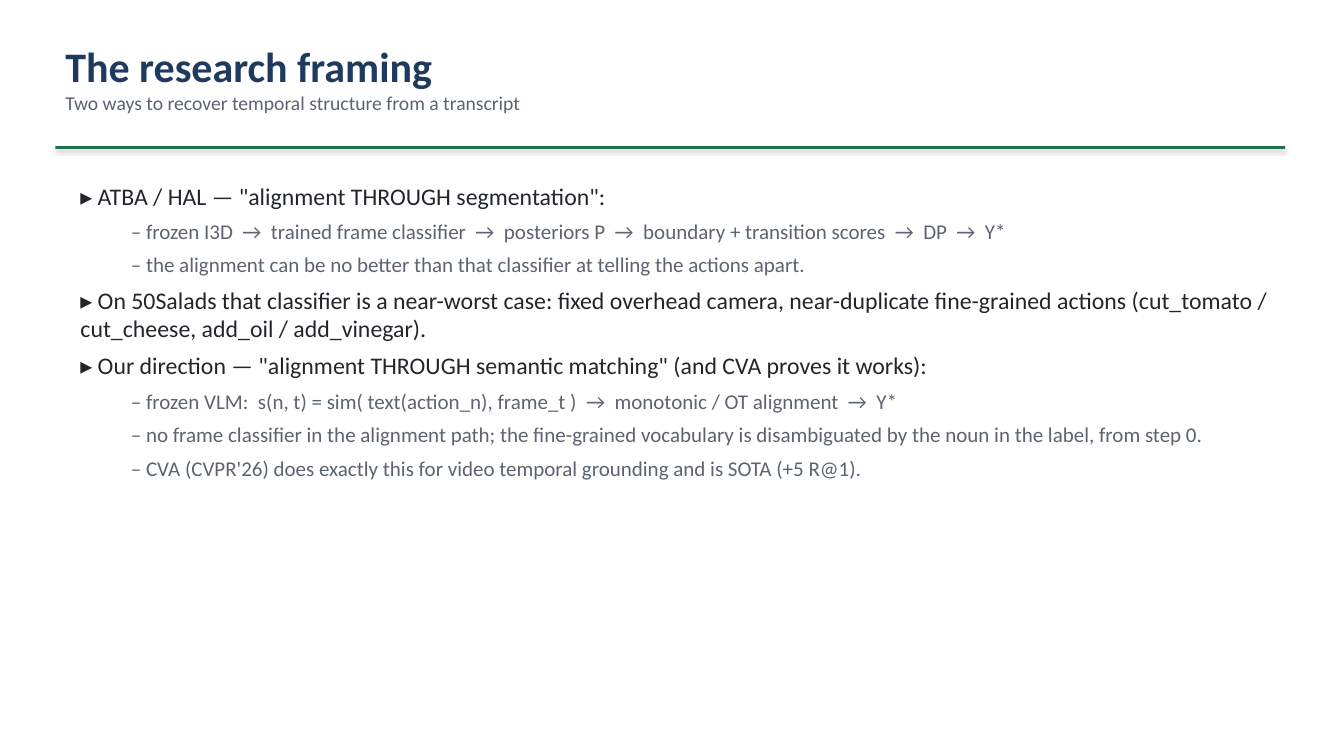
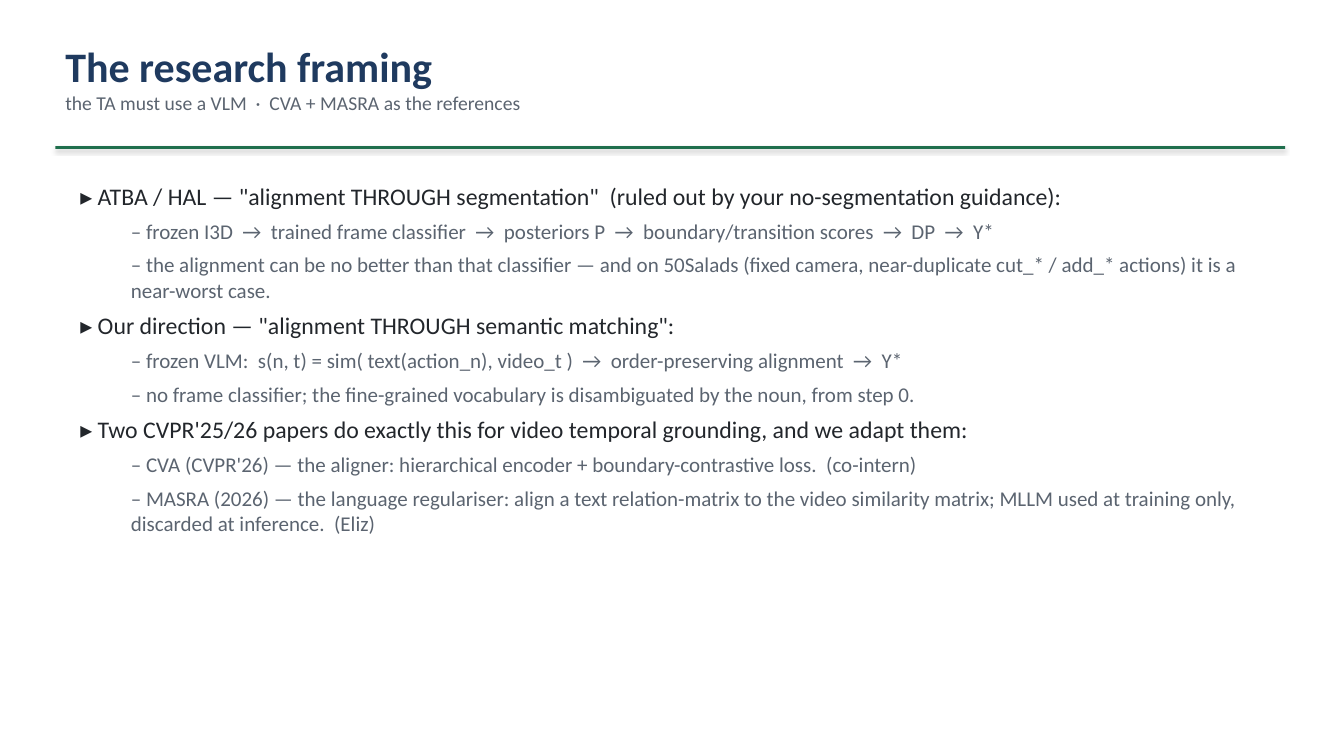
Before and after one commit to epayaslii/DELTA, a slide deck: slide 4 of slides/DELTA_progress_Mariella.pptx. Drawn at 1344x756 pixels with LibreOffice and Linux fonts; fonts in the diff are those of the drawing. Boxes give left, top, right and bottom in pixels: in the first picture for what was removed or moved away, otherwise in the second. Text is boxed around its words. In the diff, an @@ line names an element or a change of style, - is before the commit and + after.

Commit message:
Pivot HAL -> MASRA in progress deck and baselines doc
Supervisor requires a VLM-based TA with no segmentation-based approach, so
HAL is dropped as a workstream (kept as a baseline number only). New split:
Eliz -> MASRA (MLLM train-time LRCA/ESTA regulariser on InternVideo2
transcript x frame similarity, plan M1-M7), co-intern -> CVA.

- slides/make_deck.py + .pptx: 21 slides reworked for the pivot (framing,
  VLM-alignment literature, workstream split, MASRA M1-M7 plan, sequencing,
  questions).
- docs/baselines-hal-cva.md: scope-update banner, MASRA analysis section,
  genuine transcript->video aligner refs, rewritten workstream split; old
  HAL plan retained as record-only.

```diff
--- a/slides/DELTA_progress_Mariella.pptx
+++ b/slides/DELTA_progress_Mariella.pptx
@@ text at (65,96,520,110): text changed @@
-Two ways to recover temporal structure from a transcript
+the TA must use a VLM · CVA + MASRA as the references
@@ text at (98,187,1236,534): text changed @@
-▸ ATBA / HAL — "alignment THROUGH segmentation":
-  – frozen I3D → trained frame classifier → posteriors P → boundary + transition scores → DP → Y*
-  – the alignment can be no better than that classifier at telling the actions apart.
-▸ On 50Salads that classifier is a near-worst case: fixed overhead camera, near-duplicate fine-grained actions (cut_tomato / cut_cheese, add_oil / add_vinegar).
-▸ Our direction — "alignment THROUGH semantic matching" (and CVA proves it works):
-  – frozen VLM: s(n, t) = sim( text(action_n), frame_t ) → monotonic / OT alignment → Y*
-  – no frame classifier in the alignment path; the fine-grained vocabulary is disambiguated by the noun in the label, from step 0.
-  – CVA (CVPR'26) does exactly this for video temporal grounding and is SOTA (+5 R@1).
+▸ ATBA / HAL — "alignment THROUGH segmentation" (ruled out by your no-segmentation guidance):
+  – frozen I3D → trained frame classifier → posteriors P → boundary/transition scores → DP → Y*
+  – the alignment can be no better than that classifier — and on 50Salads (fixed camera, near-duplicate cut_* / add_* actions) it is a near-worst case.
+▸ Our direction — "alignment THROUGH semantic matching":
+  – frozen VLM: s(n, t) = sim( text(action_n), video_t ) → order-preserving alignment → Y*
+  – no frame classifier; the fine-grained vocabulary is disambiguated by the noun, from step 0.
+▸ Two CVPR'25/26 papers do exactly this for video temporal grounding, and we adapt them:
+  – CVA (CVPR'26) — the aligner: hierarchical encoder + boundary-contrastive loss. (co-intern)
+  – MASRA (2026) — the language regulariser: align a text relation-matrix to the video similarity matrix; MLLM used at training only, discarded at inference. (Eliz)
```
Also in this commit, not shown: 11 other slides changed, 1 slide added, 1 slide removed, 2 other files.
